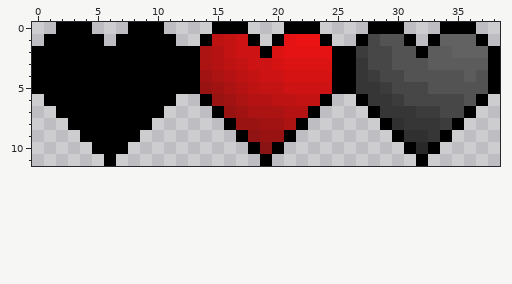
Edited in one commit: pixel-art sprite (assets/sprites/icons.png). Above is the file before it was changed.
The file is 39x12 pixels. Colours within 5 levels of each other are drawn and written as one.
Once edited:
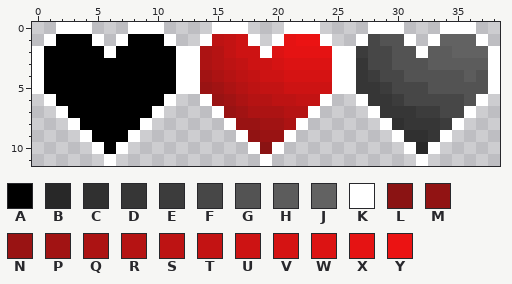
Palette (. is transparent): A #000000  B #282828  C #303030  D #363636  E #3c3c3c  F #474747  G #535353  H #5c5c5c  J #626262  K #ffffff  L #8a1313  M #911313  N #991313  P #a11313  Q #ac1313  R #b51313  S #bd1313  T #c31313  U #cd1313  V #d51313  W #dc1313  X #e51313  Y #eb1313
The edit:
y 0: x 2..4 AAA -> KKK; x 8..10 AAA -> KKK; x 15..17 AAA -> KKK; x 21..23 AAA -> KKK; x 28..30 AAA -> KKK; x 34..36 AAA -> KKK
y 1: x 1 A -> K; x 5 A -> K; x 7 A -> K; x 11 A -> K; x 14 A -> K; x 18 A -> K; x 20 A -> K; x 24 A -> K; x 27 A -> K; x 31 A -> K; x 33 A -> K; x 37 A -> K
y 2: x 0 A -> K; x 6 A -> K; x 12..13 AA -> KK; x 19 A -> K; x 25..26 AA -> KK; x 32 A -> K; x 38 A -> K
y 3..5: x 0 A -> K; x 12..13 AA -> KK; x 25..26 AA -> KK; x 38 A -> K
y 6: x 1 A -> K; x 11 A -> K; x 14 A -> K; x 24 A -> K; x 27 A -> K; x 37 A -> K
y 7: x 2 A -> K; x 10 A -> K; x 15 A -> K; x 23 A -> K; x 28 A -> K; x 36 A -> K
y 8: x 3 A -> K; x 9 A -> K; x 16 A -> K; x 22 A -> K; x 29 A -> K; x 35 A -> K
y 9: x 4 A -> K; x 8 A -> K; x 17 A -> K; x 21 A -> K; x 30 A -> K; x 34 A -> K
y 10: x 5 A -> K; x 7 A -> K; x 18 A -> K; x 20 A -> K; x 31 A -> K; x 33 A -> K
y 11: x 6 A -> K; x 19 A -> K; x 32 A -> K
Where, in picture pixels (left, top, right, bottom), the same in both pictures:
changed: (32, 22, 500, 166)
